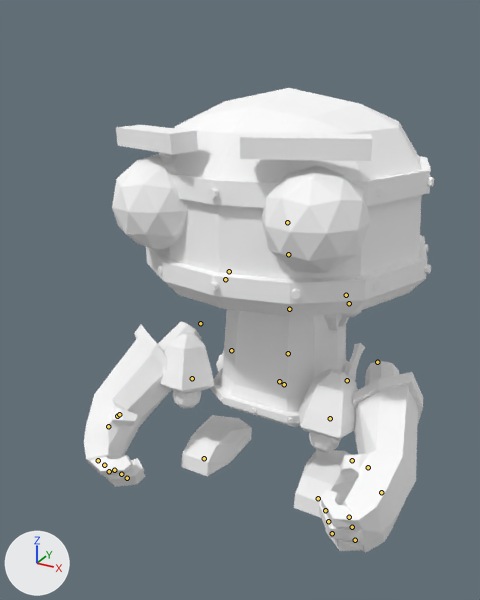
A saved change to the glTF model frontend/assets/models3d/packs/quaternius-fbx/robot.glb.
One viewpoint serves both versions: a 50 mm camera at (0.962, -1.852, 1.715) aimed at (-0.077, 0.037, 0.77). Arrows for +X, +Y and +Z are at lower left; the lights stay in place. The picture after the commit comes second. Both versions are drawn at frame 0 of the action 'idle'; the numbers are the values there. The bones that change, and the others that lie on the model, are drawn over the model as lines.

In view in the first picture: 'ArmL', 'FootL', 'FootR', 'HandL', 'HandR', 'Head', 'LegL', 'LowerLegL', 'LowerLegR', 'Torso'.
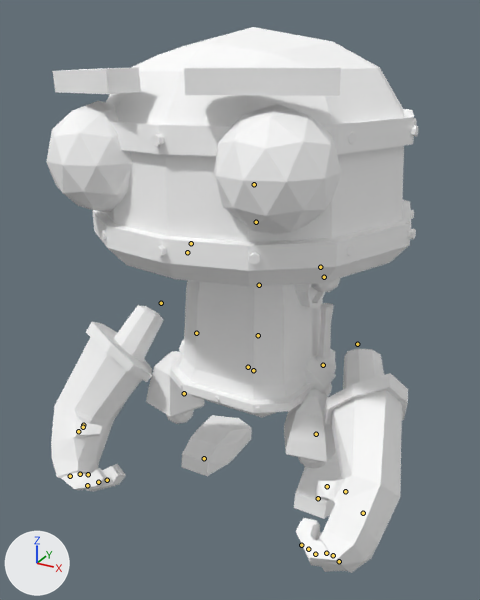
Boxes [x1, y1, x2, y2] around the edits, measured in the pictures (480 x 600 px):
'Head', posed (16% wider, 13% taller)
    before: [112, 88, 434, 317]
    after: [46, 27, 419, 287]
'Torso', posed (12% wider, 18% taller)
    before: [210, 310, 358, 427]
    after: [170, 280, 336, 418]
'HandL', posed (8% wider, 17% taller)
    before: [319, 361, 423, 553]
    after: [296, 349, 408, 573]
'HandR', posed (12% taller)
    before: [84, 321, 201, 487]
    after: [51, 305, 164, 491]
'LowerLegL', posed
    before: [299, 369, 357, 453]
    after: [284, 389, 336, 469]
'LowerLegR', posed (9% wider)
    before: [160, 332, 214, 409]
    after: [146, 351, 205, 424]
'LegL', posed
    before: [344, 343, 365, 385]
    after: [316, 303, 336, 374]
'ArmL', posed (mostly hidden)
    before: [341, 310, 362, 317]
    after: [311, 278, 340, 292]
bone 'Body', root to tip
    before: (279, 381) to (279, 381)
    after: (248, 367) to (248, 366)
bone 'LowerArmR', root to tip
    before: (200, 323) to (200, 324)
    after: (161, 303) to (160, 304)
bone 'LowerArmL', root to tip
    before: (377, 362) to (377, 363)
    after: (357, 344) to (357, 345)
bone 'UpperLegR', root to tip
    before: (231, 350) to (231, 350)
    after: (196, 333) to (196, 333)
bone 'LowerLegR', root to tip
    before: (192, 378) to (192, 379)
    after: (184, 393) to (184, 394)
bone 'UpperLegL', root to tip
    before: (347, 380) to (346, 380)
    after: (323, 365) to (323, 366)
bone 'LowerLegL', root to tip
    before: (330, 418) to (329, 419)
    after: (316, 434) to (316, 434)

What the commit changed:
Bone 'Body' (bone_body) moves from (0.0, -0.53, -0.67) to (0.0, -0.03, 0.0).
Bone 'LowerArmR' (bone_lowerarmr) turns from (-38, -73, 89) to (-69, -75, 104) degrees about its own x, y and z.
Bone 'LowerArmL' (bone_lowerarml) turns from (32, 62, -48) to (20, 68, -44) degrees about its own x, y and z.
Bone 'UpperLegR' (bone_upperlegr) turns from (-75, 12, -5) to (-6, 16, 4) degrees about its own x, y and z.
Bone 'LowerLegR' (bone_lowerlegr) turns from (64, 0, 0) to (11, 0, 0) degrees about its own x, y and z.
Bone 'UpperLegL' (bone_upperlegl) turns from (-74, -8, 3) to (-6, -10, -2) degrees about its own x, y and z.
Bone 'LowerLegL' (bone_lowerlegl) turns from (64, 0, 0) to (11, 0, 0) degrees about its own x, y and z.
